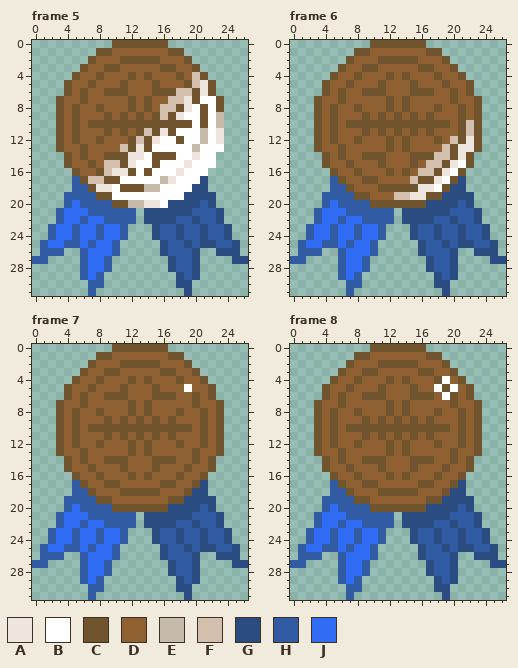
Pixel-art file -- design/rank-small.aseprite. That is the earlier state.
27x32 pixels, 9 frames. Colours within 5 levels of each other are drawn and written as one. Shown: frame 5, frame 6, frame 7, frame 8. The commit also changed other frames, which this record leaves out.
Visible layers, top first: "sparkle", "shine-texture", "shine-medallion", "texture-bronze", "medallion-bronze", "ribbons".
Palette (. is transparent): A #ede5de  B #ffffff  C #70542d  D #8f6032  E #c6bbab  F #d2bfad  G #2a4c80  H #315ba3  J #316cf5
Pixels before, frame 5, first column x 0:
 0 ..........CCCCCCC..........
 1 ........CCDDDDDDDCC........
 2 .......CDDDCCCCCDDDC.......
 3 ......CDDCCDDDDDCCDDC......
 4 .....CDDCDDDCDCDDDCDFC.....
 5 ....CDDCDDDCDDDCDDDCFAC....
 6 ....CDCDDCCCDDDCCCFFCAC....
 7 ...CDDCDDDDDCDCDDFFACBBC...
 8 ...CDCDDCDDDCDCDFFCABCBC...
 9 ...CDCDDDCDCDCDCFCABBCBE...
10 ...CDCDCCCCCCCCCCCCCBCBE...
11 ...CDCDDDCDCDCFCACBBBEBA...
12 ...CDCDDCDDDCFCABBCBBEBA...
13 ...CDDCDDDDFCACBBBBBEBBB...
14 ....CDCDDCCCAABCCCBBABB....
15 ....CDDCDFFCABBCBBBABBB....
16 .....CDDCFAACBCBBBABBB.....
17 .....HCFFCCBBBBBEABBBG.....
18 .....HHCAABCCCEEBBBBGG.....
19 ....HHHHCCBBBBBBBBBGGGG....
20 ....HJHHHHCCEEAABGGGGHG....
21 ...HJJJHHHHHH.GGGGGGHHHG...
22 ...HJJHJJHHHH.GGGGHHGHHG...
23 ..HJJHJJHJJH...GHHGHHGHHG..
24 ..HJJHJJHJJH...GHHGHHGHHG..
25 .HJJHHJHJJH.....GHHGHGGHHG.
26 .HHH..HJJJH.....GHHHG..GGG.
27 HH....HJJH.......GHHG....GG
28 ......HJJH.......GHHG......
29 ......HJH.........GHG......
30 .......HH.........GG.......
31 .......H...........G.......
Pixels before, frame 6, first column x 0:
 0 ..........CCCCCCC..........
 1 ........CCDDDDDDDCC........
 2 .......CDDDCCCCCDDDC.......
 3 ......CDDCCDDDDDCCDDC......
 4 .....CDDCDDDCDCDDDCDDC.....
 5 ....CDDCDDDCDDDCDDDCDDC....
 6 ....CDCDDCCCDDDCCCDDCDC....
 7 ...CDDCDDDDDCDCDDDDDCDDC...
 8 ...CDCDDCDDDCDCDDDCDDCDC...
 9 ...CDCDDDCDCDCDCDCDDDCDC...
10 ...CDCDCCCCCCCCCCCCCDCFC...
11 ...CDCDDDCDCDCDCDCDDDCFC...
12 ...CDCDDCDDDCDCDDDCDFCAC...
13 ...CDDCDDDDDCDCDDDDFCAAC...
14 ....CDCDDCCCDDDCCCFFCAC....
15 ....CDDCDDDCDDDCDFFCABC....
16 .....CDDCDDDCDCDFFCABC.....
17 .....HCDDCCDDDDFCCABCG.....
18 .....HHCDDDCCCCCAABCGG.....
19 ....HHHHCCDDDFFAACCGGGG....
20 ....HJHHHHCCCCCCCGGGGHG....
21 ...HJJJHHHHHH.GGGGGGHHHG...
22 ...HJJHJJHHHH.GGGGHHGHHG...
23 ..HJJHJJHJJH...GHHGHHGHHG..
24 ..HJJHJJHJJH...GHHGHHGHHG..
25 .HJJHHJHJJH.....GHHGHGGHHG.
26 .HHH..HJJJH.....GHHHG..GGG.
27 HH....HJJH.......GHHG....GG
28 ......HJJH.......GHHG......
29 ......HJH.........GHG......
30 .......HH.........GG.......
31 .......H...........G.......
Pixels before, frame 7, first column x 0:
 0 ..........CCCCCCC..........
 1 ........CCDDDDDDDCC........
 2 .......CDDDCCCCCDDDC.......
 3 ......CDDCCDDDDDCCDDC......
 4 .....CDDCDDDCDCDDDCDDC.....
 5 ....CDDCDDDCDDDCDDDBDDC....
 6 ....CDCDDCCCDDDCCCDDCDC....
 7 ...CDDCDDDDDCDCDDDDDCDDC...
 8 ...CDCDDCDDDCDCDDDCDDCDC...
 9 ...CDCDDDCDCDCDCDCDDDCDC...
10 ...CDCDCCCCCCCCCCCCCDCDC...
11 ...CDCDDDCDCDCDCDCDDDCDC...
12 ...CDCDDCDDDCDCDDDCDDCDC...
13 ...CDDCDDDDDCDCDDDDDCDDC...
14 ....CDCDDCCCDDDCCCDDCDC....
15 ....CDDCDDDCDDDCDDDCDDC....
16 .....CDDCDDDCDCDDDCDDC.....
17 .....HCDDCCDDDDDCCDDCG.....
18 .....HHCDDDCCCCCDDDCGG.....
19 ....HHHHCCDDDDDDDCCGGGG....
20 ....HJHHHHCCCCCCCGGGGHG....
21 ...HJJJHHHHHH.GGGGGGHHHG...
22 ...HJJHJJHHHH.GGGGHHGHHG...
23 ..HJJHJJHJJH...GHHGHHGHHG..
24 ..HJJHJJHJJH...GHHGHHGHHG..
25 .HJJHHJHJJH.....GHHGHGGHHG.
26 .HHH..HJJJH.....GHHHG..GGG.
27 HH....HJJH.......GHHG....GG
28 ......HJJH.......GHHG......
29 ......HJH.........GHG......
30 .......HH.........GG.......
31 .......H...........G.......
Pixels before, frame 8, first column x 0:
 0 ..........CCCCCCC..........
 1 ........CCDDDDDDDCC........
 2 .......CDDDCCCCCDDDC.......
 3 ......CDDCCDDDDDCCDDC......
 4 .....CDDCDDDCDCDDDCBDC.....
 5 ....CDDCDDDCDDDCDDBCBDC....
 6 ....CDCDDCCCDDDCCCDBCDC....
 7 ...CDDCDDDDDCDCDDDDDCDDC...
 8 ...CDCDDCDDDCDCDDDCDDCDC...
 9 ...CDCDDDCDCDCDCDCDDDCDC...
10 ...CDCDCCCCCCCCCCCCCDCDC...
11 ...CDCDDDCDCDCDCDCDDDCDC...
12 ...CDCDDCDDDCDCDDDCDDCDC...
13 ...CDDCDDDDDCDCDDDDDCDDC...
14 ....CDCDDCCCDDDCCCDDCDC....
15 ....CDDCDDDCDDDCDDDCDDC....
16 .....CDDCDDDCDCDDDCDDC.....
17 .....HCDDCCDDDDDCCDDCG.....
18 .....HHCDDDCCCCCDDDCGG.....
19 ....HHHHCCDDDDDDDCCGGGG....
20 ....HJHHHHCCCCCCCGGGGHG....
21 ...HJJJHHHHHH.GGGGGGHHHG...
22 ...HJJHJJHHHH.GGGGHHGHHG...
23 ..HJJHJJHJJH...GHHGHHGHHG..
24 ..HJJHJJHJJH...GHHGHHGHHG..
25 .HJJHHJHJJH.....GHHGHGGHHG.
26 .HHH..HJJJH.....GHHHG..GGG.
27 HH....HJJH.......GHHG....GG
28 ......HJJH.......GHHG......
29 ......HJH.........GHG......
30 .......HH.........GG.......
31 .......H...........G.......
The same view after the edit:
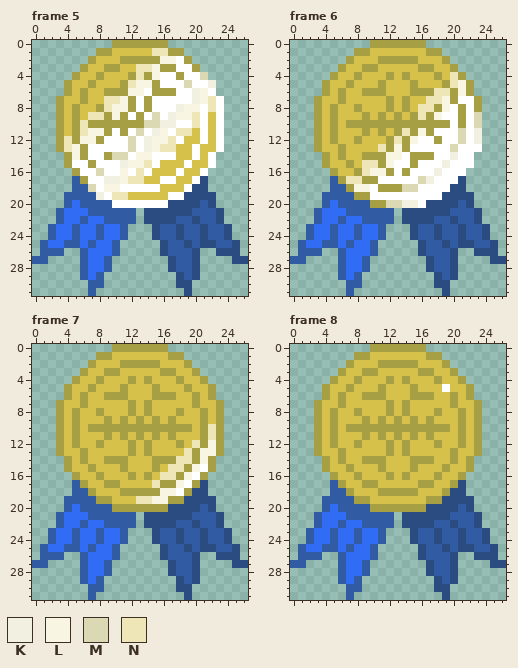
Colours new in this view: K #f1f0e1  L #f8f5e2  M #dbd9b4  N #efe6b7
The author wrote: Finish adding rank icons to level select items.
Change:
layer "medallion-silver" now shown
layer "texture-silver" now shown
layer "medallion-gold" now shown
layer "texture-gold" now shown
colour C: #70542d -> #a69f44
colour D: #8f6032 -> #d6c14b
Frame 5, layers "shine-texture", "shine-medallion", "medallion-gold":
y 1: x 15..16 DD -> NN
y 2: x 16..18 DDD -> LLB
y 3: x 13..15 DDD -> NNL; x 18..19 DD -> BB
y 4: x 13 D -> N; x 15..17 DDD -> LBB; x 19..21 DFC -> BBM
y 5: x 12..14 DDD -> NLL; x 16..22 DDDCFAC -> BBBMBBK
y 6: x 12..14 DDD -> LLB; x 18..22 FFCAC -> BBKLB
y 7: x 9..11 DDD -> NNL; x 13 D -> B; x 15..23 DDFFACBBC -> BBBBBKLNB
y 8: x 9..11 DDD -> NLL; x 13 D -> B; x 15..23 DFFCABCBC -> BBBKLLBNB
y 9: x 7..8 DD -> NN; x 10 D -> L; x 12 D -> B; x 14..23 DCFCABBCBE -> BMBKLLNBDB
y 10: x 6 D -> N; x 14..23 CCCCCCBCBE -> MMKKBBNBDB
y 11: x 6..8 DDD -> NLL; x 10 D -> B; x 12..23 DCFCACBBBEBA -> BMBKLBNNDBDB
y 12: x 4 D -> N; x 6..7 DD -> LL; x 9..23 DDDCFCABBCBBEBA -> BBBMBKLLNBDDBDB
y 13: x 4..5 DD -> NL; x 7..22 DDDDFCACBBBBBEBB -> BBBBBMBKLNNDDBDD
y 14: x 5 D -> L; x 7..8 DD -> BB; x 10..21 CCAABCCCBBAB -> MMBLLBBBDDBD
y 15: x 5..6 DD -> BB; x 8..21 DFFCABBCBBBABB -> BBBKLLNBDDDBDD
y 16: x 6..20 DDCFAACBCBBBABB -> BBMBBLBNBDDDBDD
y 17: x 7..19 FFCCBBBBBEABB -> BBKKLNNDDBBDD
y 18: x 7..18 CAABCCCEEBBB -> MBLLBBBBBDDD
y 19: x 8..16 CCBBBBBBB -> KBNNDDDDD
y 20: x 10..15 CCEEAA -> BBBBBB
Frame 6, layers "shine-texture", "shine-medallion":
y 4: x 20 D -> N
y 5: x 20..21 DD -> NL
y 6: x 18..19 DD -> NN; x 21 D -> L
y 7: x 17..19 DDD -> NNL; x 21..22 DD -> BB
y 8: x 16..17 DD -> NN; x 19..20 DD -> LB; x 22 D -> B
y 9: x 16 D -> N; x 18..20 DDD -> LBB; x 22..23 DC -> BM
y 10: x 20 D -> B; x 22..23 FC -> BM
y 11: x 14 D -> N; x 16 D -> L; x 18..23 DDDCFC -> BBBMBK
y 12: x 13 D -> N; x 15..17 DDD -> LBB; x 19..23 DFCAC -> BBMBK
y 13: x 11 D -> N; x 13 D -> L; x 15..23 DDDDFCAAC -> BBBBBMBBB
y 14: x 12..14 DDD -> LLB; x 18..22 FFCAC -> BBKBB
y 15: x 9..10 DD -> NN; x 12..14 DDD -> LBB; x 16..20 DFFCA -> BBBKB; x 22 C -> B
y 16: x 9..11 DDD -> NLL; x 13 D -> B; x 15..19 DFFCA -> BBBKB; x 21 C -> B
y 17: x 7..8 DD -> NN; x 11..18 DDDDFCCA -> BBBBBMKB; x 20 C -> B
y 18: x 8..10 DDD -> LLB; x 14..17 CCAA -> MMBB; x 19 C -> B
y 19: x 10..18 DDDFFAACC -> BBBBBBBBB
y 20: x 12..16 CCCCC -> MMKKB
Frame 7, layers "sparkle", "shine-medallion":
y 5: x 19 B -> C
y 10..11: x 22 D -> N
y 12: x 20 D -> N; x 22 D -> L
y 13: x 19 D -> N; x 21..22 DD -> LL
y 14: x 18..19 DD -> NN; x 21 D -> L
y 15: x 17..18 DD -> NN; x 20..21 DD -> LB
y 16: x 16..17 DD -> NN; x 19..20 DD -> LB
y 17: x 15 D -> N; x 18..19 DD -> LB
y 18: x 16..18 DDD -> LLB
y 19: x 13..16 DDDD -> NNLL
Frame 8, layer "sparkle":
y 4: x 19 B -> D
y 5: x 18..20 BCB -> DBD
y 6: x 19 B -> D
Where, in picture pixels (left, top, right, bottom), the same in both pictures:
changed: (56, 40, 224, 208)
changed: (314, 40, 482, 208)
changed: (56, 344, 224, 512)
changed: (314, 344, 482, 512)
